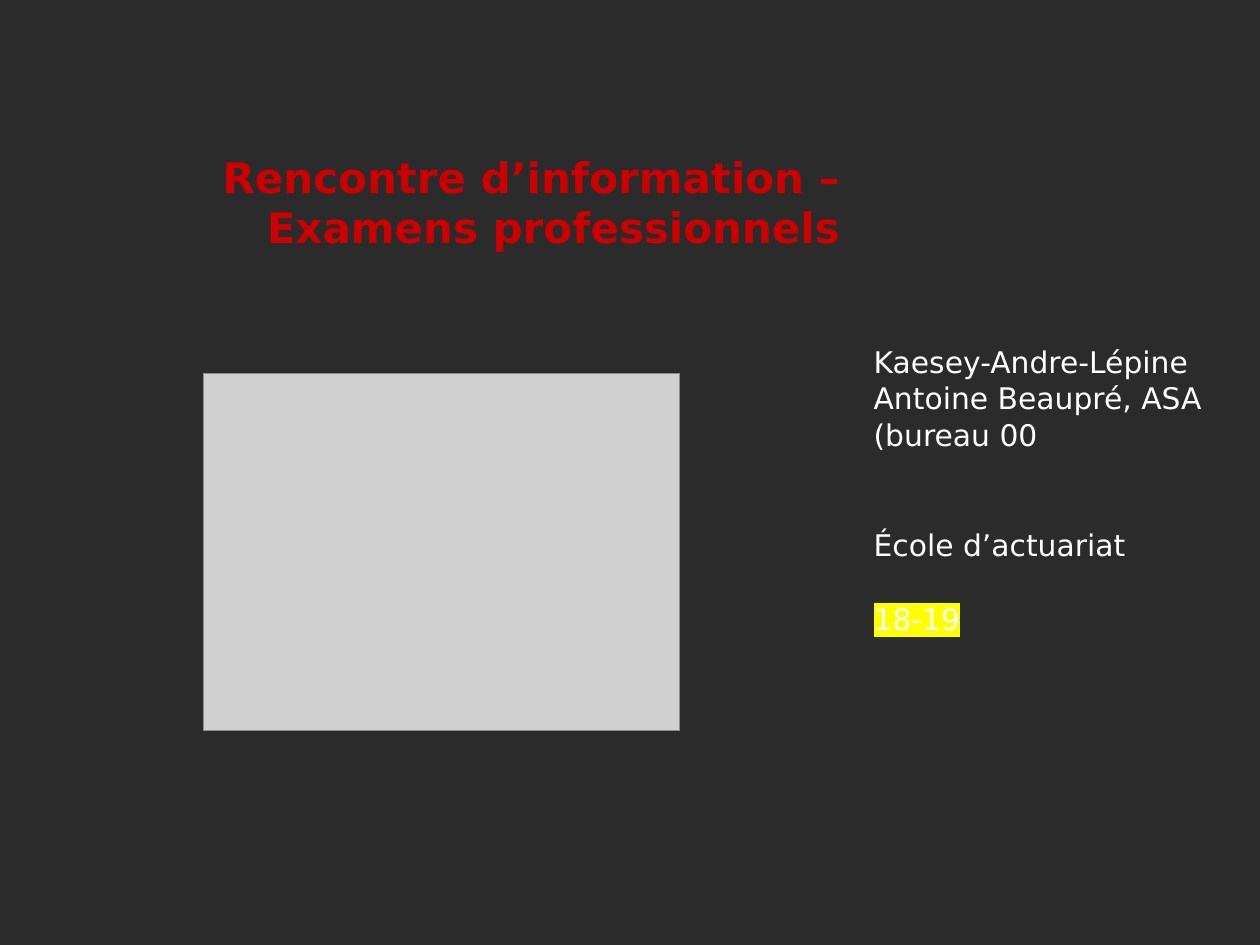
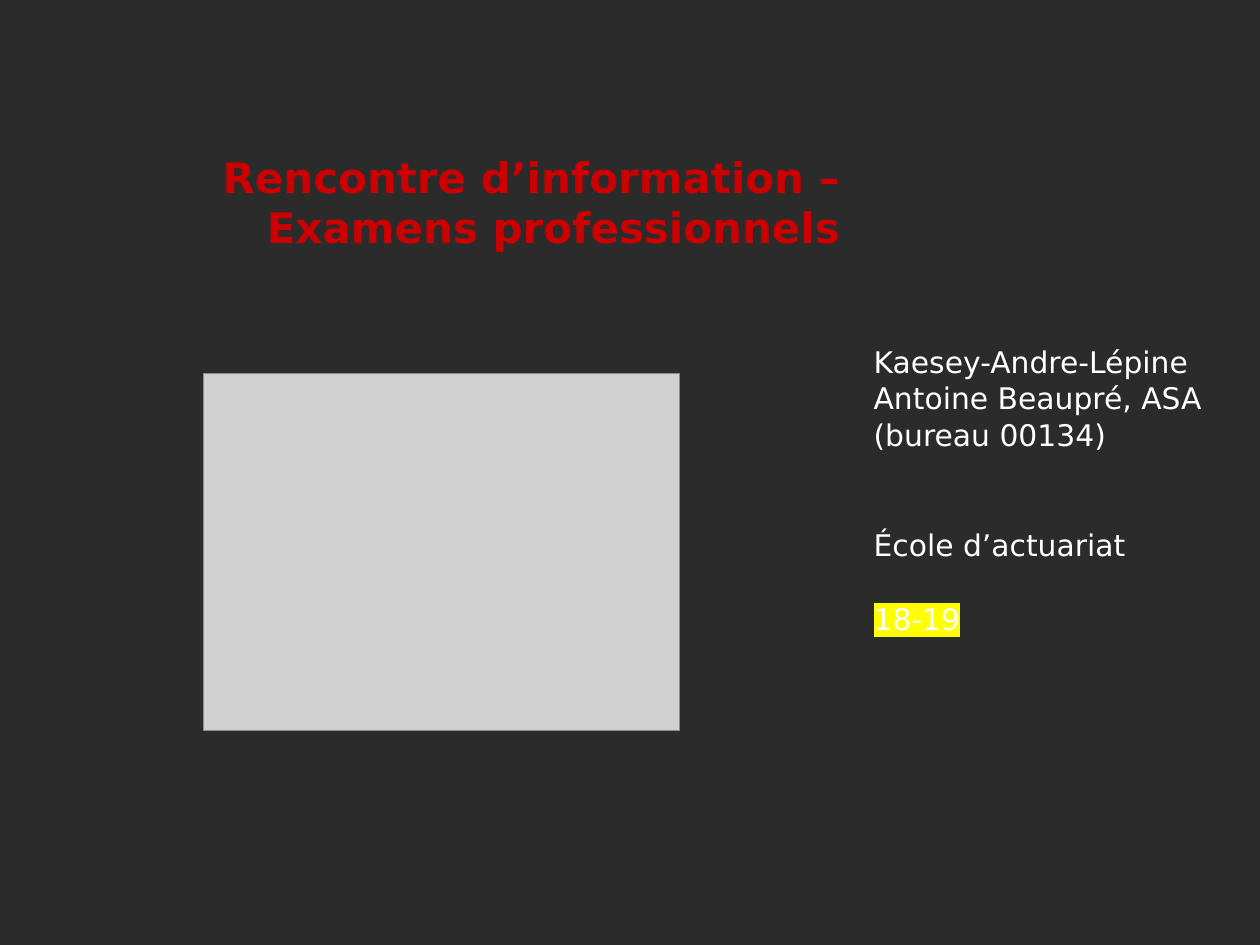
Before and after one commit to davebulaval/Guide_Exam, a slide deck: slide 1 of slides/Presentation_Exams_Profs_2017.pptx. Drawn at 1260x945 pixels with LibreOffice and Linux fonts; fonts in the diff are those of the drawing; grey boxes stand for pictures; background and template pictures are left out; a plain dark background stands for a picture behind light text. Boxes give left, top, right and bottom in pixels: in the first picture for what was removed or moved away, otherwise in the second. Text is boxed around its words. In the diff, an @@ line names an element or a change of style, - is before the commit and + after.

Commit message:
update slides

```diff
--- a/slides/Presentation_Exams_Profs_2017.pptx
+++ b/slides/Presentation_Exams_Profs_2017.pptx
@@ subtitle at (874,385,1201,450): text changed @@
-Antoine Beaupré, ASA (bureau 00
+Antoine Beaupré, ASA (bureau 00134)
```
Also in this commit, not shown: 2 other files.
